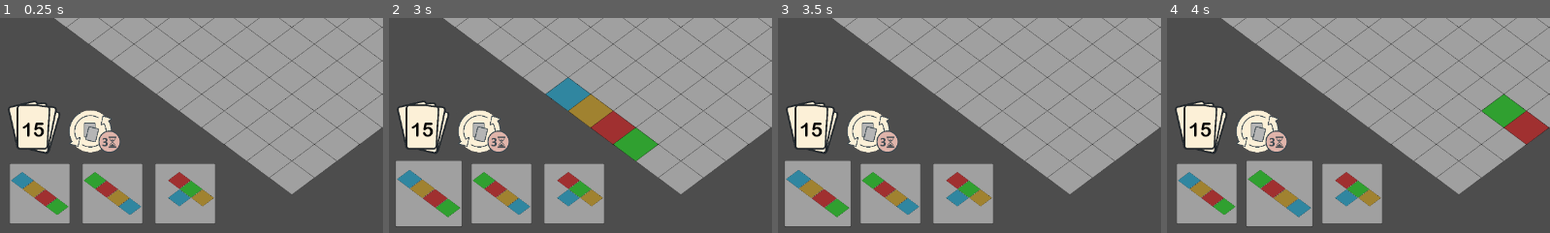
Above: before the commit, frames 1-4 (left to right).
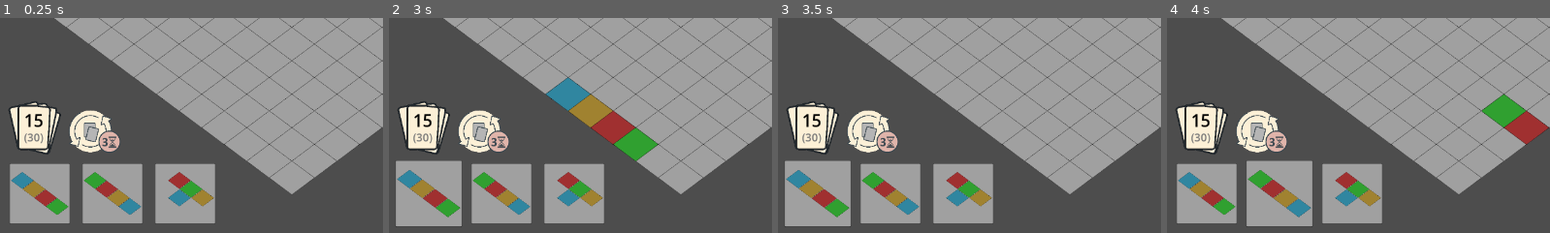
Above: after the commit, the same moments.

Repository: Suruks/Deck-and-Districts-Godot
Game: Godot game, scene res://main.tscn
Two runs of this game, one before a commit and one after it. Both use one fixed random seed, a clock stepped at 60 frames per second and the inputs below.
Inputs (mouse positions are % of the whole screen's width and height, from its top left):
- Up to frame 1 (0.25 s): no input
- Up to frame 2 (3 s): click (12, 77) at 0.52 s; click (12, 77) at 1.27 s; click (12, 77) at 2.02 s; tap Enter at 2.75 s; drag from (5, 91) to (60, 28) at 2.77 s
- Up to frame 3 (3.5 s): no input
- Up to frame 4 (4 s): tap Space at 3.5 s; drag from (15, 91) to (44, 70) at 3.52 s
The pictures show only the part of the screen within x 0-50%, y 50-100%; the shares and areas given below are measured in that part.

The runs differ from the first frame. In frame 1, 1.1% of the frame differs, in the area x 2-16%, y 38-64%; in frame 2, 1.1%; in frame 3, 1.1%; in frame 4, 1.1%.

Commit message:
added deck size label

Diff:
--- a/Scripts/CardManager.gd
+++ b/Scripts/CardManager.gd
@@ -95,6 +95,9 @@
 func get_deck_size() -> int:
 	return deck.cards.size()
 
+func get_deck_max_size() -> int:
+	return deck.max_cards
+
 func get_selected_card() -> Card:
 	# CardManager — единственный источник истины для этой переменной
 	return selected_card
--- a/Scripts/main.gd
+++ b/Scripts/main.gd
@@ -4,9 +4,12 @@
 @onready var quest_deck: QuestDeck = QuestDeck.new()
 @onready var score_label: Label = $CanvasLayer/ScorePanel/Score
 @onready var turn_label: Label = $CanvasLayer/TurnPanel/Turn
+@onready var deck_count_label: RichTextLabel = $CanvasLayer/DeckSprite/DeckCount
+@onready var deck_max_label: RichTextLabel = $CanvasLayer/DeckSprite/DeckMax
 
 @onready var active_quests_container: VBoxContainer = $CanvasLayer/MarginContainer/ActiveQuests
 @export var quest_ui_scene: PackedScene = preload("res://QuestUI.tscn")
+
 var active_quests: Array = []
 
 var card_manager: CardManager
@@ -18,8 +21,6 @@
 const GridManagerClass = preload("res://Scripts/GridManager.gd")
 var grid_manager: GridManager
 
-var deck_sprite: Sprite2D
-var deck_label: Label
 var replace_hand_sprite: TextureButton
 
 var turn = 1
@@ -70,23 +71,7 @@
 	cam.position = final_camera_pos
 
 	# Колода
-	deck_sprite = Sprite2D.new()
-	deck_sprite.texture = preload("res://Resources/deck.png")
-	$CanvasLayer.add_child(deck_sprite)
-	deck_sprite.position = Vector2(70, get_viewport_rect().size.y - 180)
-	deck_sprite.scale = Vector2(0.5,0.5)
-
-	deck_label = Label.new()
-	deck_label.text = str(card_manager.get_deck_size()) # <--- Теперь обращаемся к CardManager
-	var font_var = FontVariation.new()
-	font_var.base_font = load("res://Resources/ARLRDBD.TTF")
-	deck_label.add_theme_font_override("font", font_var)
-	deck_label.add_theme_font_size_override("font_size", 32)
-	deck_label.horizontal_alignment = HorizontalAlignment.HORIZONTAL_ALIGNMENT_CENTER
-	deck_label.vertical_alignment = VerticalAlignment.VERTICAL_ALIGNMENT_CENTER
-	$CanvasLayer.add_child(deck_label)
-	deck_label.position = Vector2(50,get_viewport_rect().size.y-195)
-	deck_label.modulate = Color(0,0,0,1)
+	_update_deck_ui()
 
 	# Кнопка replace_hand
 	replace_hand_sprite = TextureButton.new()
@@ -129,13 +114,14 @@
 
 	var added = card_manager.add_cards(reward_count)
 	var not_added = reward_count - added
-	deck_label.text = str(card_manager.get_deck_size())
 
 	# очки: добавленные х10, не добавленные из-за лимита х20
 	total_score += added * 10 + not_added * 20
 	score_label.text = str(total_score)
 
 	quest_manager.compute_all_scores(grid_manager.get_grid(), grid_manager.get_grid_size(), turn)
+
+	_update_deck_ui()
 
 
 # --- Генерация руки ---
@@ -190,7 +176,8 @@
 
 
 func _update_deck_ui():
-	deck_label.text = str(card_manager.get_deck_size())
+	deck_count_label.text = str(card_manager.get_deck_size())
+	deck_max_label.text = "(" + str(card_manager.get_deck_max_size()) + ")"
 
 # --- Replace hand ---
 func _on_replace_hand_input(event: InputEvent) -> void:
@@ -287,7 +274,6 @@
 		if new_card:
 			hand_script.add_card(new_card)
 
-	deck_label.text = str(card_manager.get_deck_size())
 
 func _input(event):
 	# Проверяем, что событие — это движение мыши
--- a/main.tscn
+++ b/main.tscn
@@ -1,7 +1,8 @@
-[gd_scene load_steps=6 format=3 uid="uid://b7nrldhhp1yy2"]
+[gd_scene load_steps=7 format=3 uid="uid://b7nrldhhp1yy2"]
 
 [ext_resource type="Script" uid="uid://drnut3xcv78g4" path="res://Scripts/main.gd" id="1_ig7tw"]
 [ext_resource type="FontFile" uid="uid://cewls1n52e7qf" path="res://Resources/ARLRDBD.TTF" id="2_0xm2m"]
+[ext_resource type="Texture2D" uid="uid://bp5nnu6p6uawh" path="res://Resources/deck.png" id="2_1bvp3"]
 [ext_resource type="Texture2D" uid="uid://0jckccu8g0p4" path="res://Resources/squarePanel.png" id="3_h2yge"]
 
 [sub_resource type="LabelSettings" id="LabelSettings_h2yge"]
@@ -16,6 +17,36 @@
 script = ExtResource("1_ig7tw")
 
 [node name="CanvasLayer" type="CanvasLayer" parent="."]
+
+[node name="DeckSprite" type="TextureRect" parent="CanvasLayer"]
+offset_left = 22.0
+offset_top = 492.0
+offset_right = 120.0
+offset_bottom = 590.0
+texture = ExtResource("2_1bvp3")
+expand_mode = 1
+
+[node name="DeckCount" type="RichTextLabel" parent="CanvasLayer/DeckSprite"]
+layout_mode = 0
+offset_left = 28.0
+offset_top = 18.0
+offset_right = 68.0
+offset_bottom = 57.0
+theme_override_colors/default_color = Color(0, 0, 0, 1)
+theme_override_font_sizes/normal_font_size = 28
+text = "99"
+horizontal_alignment = 1
+
+[node name="DeckMax" type="RichTextLabel" parent="CanvasLayer/DeckSprite"]
+layout_mode = 0
+offset_left = 28.0
+offset_top = 52.0
+offset_right = 68.0
+offset_bottom = 91.0
+theme_override_colors/default_color = Color(0.4700758, 0.47007585, 0.47007567, 1)
+theme_override_font_sizes/normal_font_size = 18
+text = "(99)"
+horizontal_alignment = 1
 
 [node name="HandContainer" type="Node2D" parent="CanvasLayer"]
 
